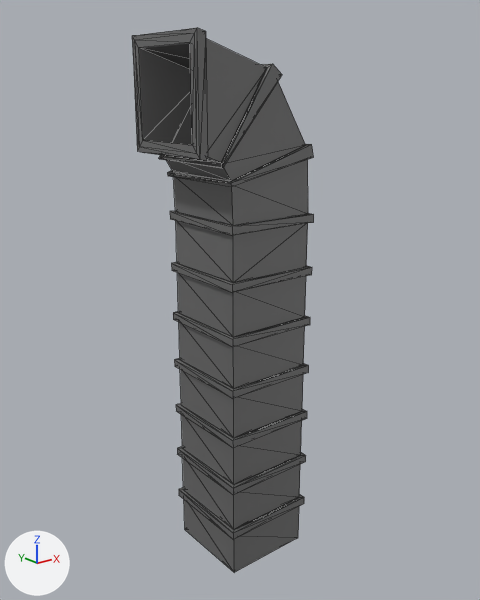
What one commit did to the glTF model models/pipe.glb.
Before and after are seen from a camera (50 mm lens) standing at (-10.24, -12.76, 4.35) and looking at (-0.29, -0.32, -0.63). The lights are fixed; the arrows at lower left show +X, +Y and +Z. Mesh edges are drawn as thin lines. Vertices at the same position are counted once.
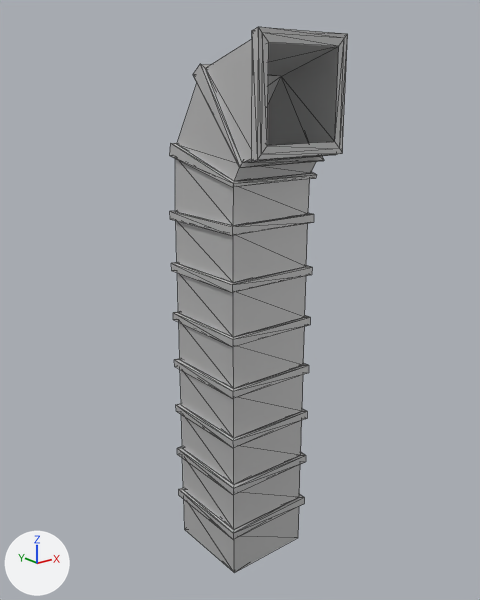
Commit message: pipe v2

What changed in the scene script:
```text
Change mat_material:
    mat_material.base_color: (0.267, 0.267, 0.267) -> (0.674, 0.674, 0.674)  # grey #8d8d8d -> light grey #d6d6d6
Change me_cube:
    used by ob_cube; location = (0.0, 0.0, 0.0)
    remove me_cube.from_pydata(...)  # 271 vertices, 560 faces; spans x -2.11..1.27, y -1.27..1.27, z -7.83..5.55
    add me_cube.from_pydata(...)  # 271 vertices, 560 faces; spans x -1.27..1.27, y -2.11..1.27, z -7.83..5.55
    me_cube part 1: the loose piece of 55 vertices spanning x -2.11..1.02, y -1.27..1.27, z 2.48..5.55 is turned 90 degrees about the z axis through the mesh origin
    me_cube part 2
    25 vertices are removed from x -1.31..1.19, y -1.27..1.27, z -6.49..3.17
    160 faces are deleted
    1 vertex moves from x -1.19, y 1.17, z 2.39 to x -1.17, y 1.09, z 2.85
    25 vertices are added at x -1.27..1.27, y -1.31..1.19, z -6.49..3.17
    160 new faces join them
```

What differs and where, as boxes (x1, y1, x2, y2) in the pictures (480 x 600 px; the box of a moved part takes in the faces that stretch with it):
'Cube', recoloured, reshaped: before (132, 28, 314, 572); after (170, 27, 348, 572)
part 1 of me_cube, moved or reshaped: before (132, 28, 306, 181); after (177, 27, 348, 181)
part 2 of me_cube, moved or reshaped: before (167, 144, 314, 533); after (170, 143, 316, 533)
